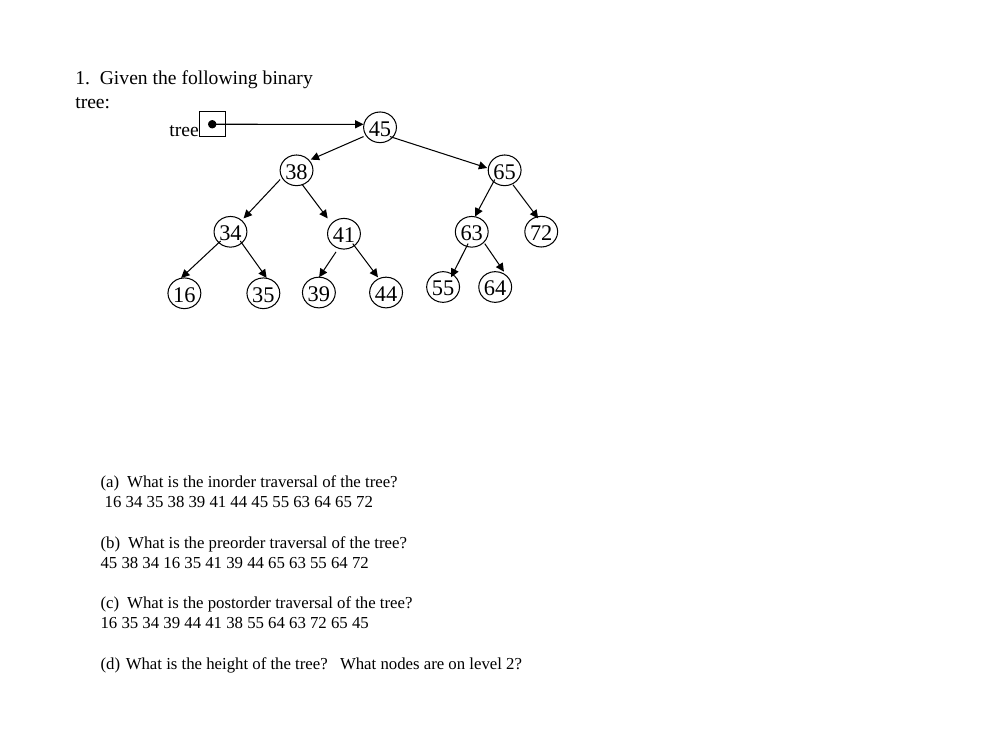
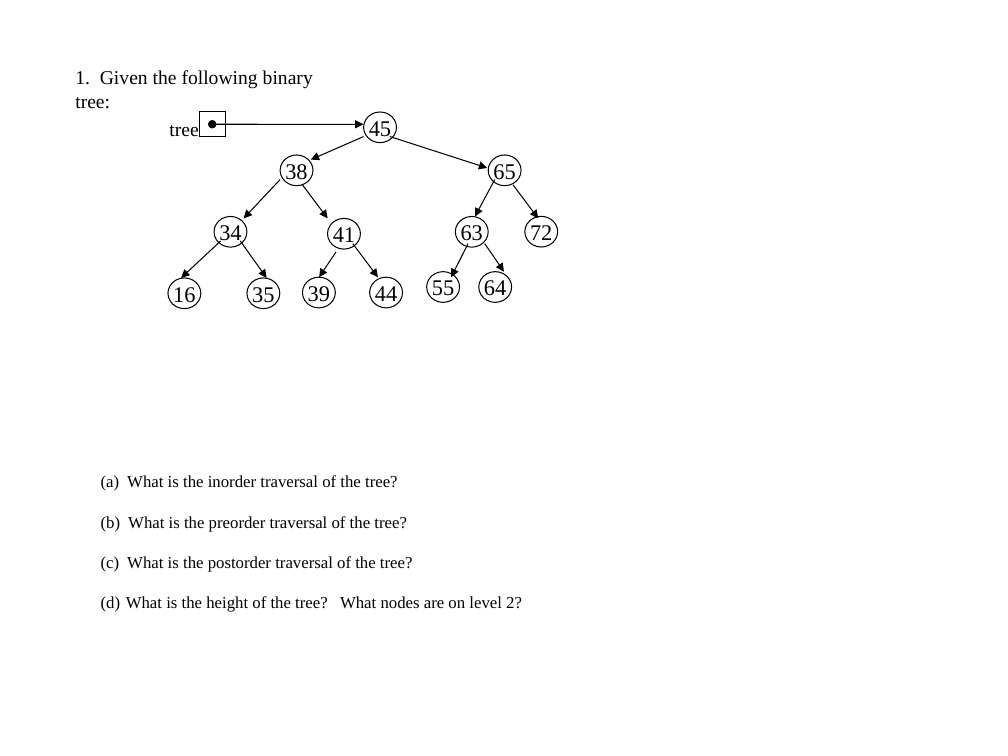
Before and after one commit to y0natan10/CMSC204Lab5TreeLab, a slide deck: slide 1 of Handouts/Tree lab.pptx. Drawn at 1008x756 pixels with LibreOffice and Linux fonts; fonts in the diff are those of the drawing. Boxes give left, top, right and bottom in pixels: in the first picture for what was removed or moved away, otherwise in the second. Text is boxed around its words. In the diff, an @@ line names an element or a change of style, - is before the commit and + after.

```diff
--- a/Handouts/Tree lab.pptx
+++ b/Handouts/Tree lab.pptx
@@ text at bbox=[105, 496, 373, 507]: paragraph removed @@
-16 34 35 38 39 41 44 45 55 63 64 65 72
@@ text at bbox=[101, 557, 369, 568]: paragraph removed @@
-45 38 34 16 35 41 39 44 65 63 55 64 72
@@ text at bbox=[101, 617, 369, 628]: paragraph removed @@
-16 35 34 39 44 41 38 55 64 63 72 65 45
```
Also in this commit, not shown: 2 other files.
